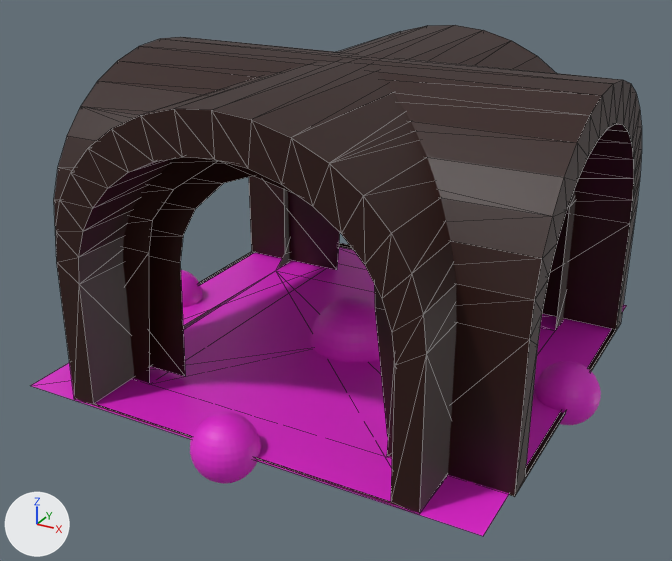
The glTF model res/models/placement/tunnel/tunnel_4.gltf: old version first, new version second.
Camera for both pictures: a 50 mm camera at (1.75, -3.36, 1.97) aimed at (-0.03, -0.11, 0.34). Arrows for +X, +Y and +Z are at lower left; the lights stay in place. The picture after the commit comes second. Mesh edges are drawn as thin lines on the coarser meshes. Where no turn or scale is listed for an object, it has been applied to the vertices. Vertices at exactly the same position are counted once.

Objects in the first picture: '%P%Anchor.001', '%P%Anchor.003', '%P%Center', '%P%Footprint', 'Cylinder.001', 'Cylinder.004' and 1 more.
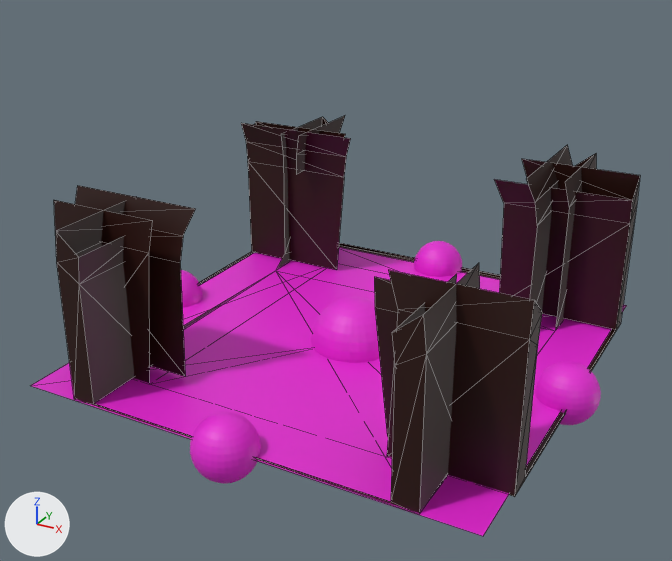
Changed parts and their boxes [x1, y1, x2, y2] in the pictures (672 x 561 px):
'Cylinder.004', reshaped (18% shorter): before [54, 37, 642, 497]; after [54, 121, 640, 497]
'Cylinder.001', reshaped (19% shorter): before [55, 25, 575, 513]; after [55, 116, 596, 513]
part 1 of me_cylinder_004, deleted: before [54, 37, 642, 312]
part 2 of me_cylinder_005, deleted: before [55, 25, 556, 333]

The change in detail:
me_cylinder_004 is used by ob_cylinder_004; location (0.004, 0.024, 0.759).
me_cylinder_004 had 116 vertices, 194 faces and spanned x -1.02..1.02, y -0.77..0.77, z -0.76..0.52.
me_cylinder_004 now has 52 vertices, 62 faces and spans x -1.02..1.02, y -0.77..0.77, z -0.76..0.0.
Part 1, on me_cylinder_004:
64 vertices are removed from x -1.02..1.02, y -0.71..0.71, z 0.0..0.52.
132 faces are deleted.
me_cylinder_005 is used by ob_cylinder_001; location (0.004, 0.024, 0.759).
me_cylinder_005 had 126 vertices, 204 faces and spanned x -0.77..0.77, y -1.02..1.02, z -0.76..0.52.
me_cylinder_005 now has 53 vertices, 63 faces and spans x -0.77..0.77, y -1.02..1.02, z -0.76..0.0.
Part 2, on me_cylinder_005:
73 vertices are removed from x -0.71..0.71, y -1.02..1.02, z 0.0..0.52.
141 faces are deleted.
